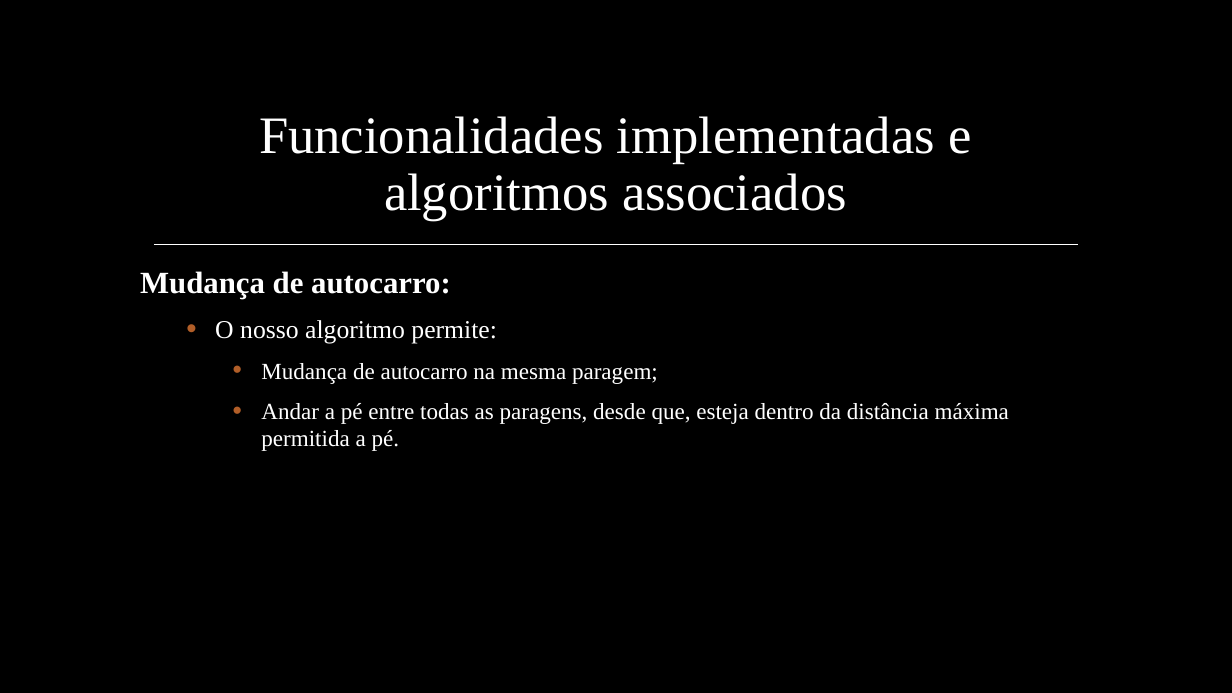
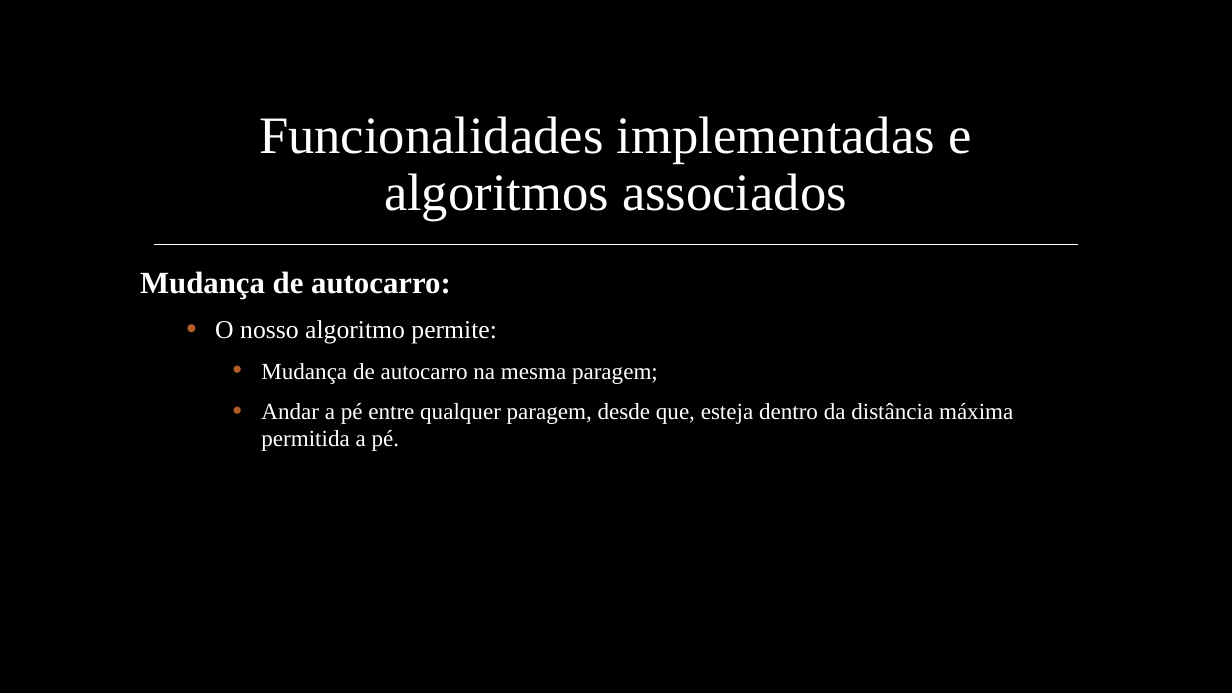
Before and after one commit to afs202005277/STCP-Pathfinder, a slide deck: slide 7 of Projeto2AED.pptx. Drawn at 1232x693 pixels with LibreOffice and Linux fonts; fonts in the diff are those of the drawing; background and template pictures are left out. Boxes give left, top, right and bottom in pixels: in the first picture for what was removed or moved away, otherwise in the second. Text is boxed around its words. In the diff, an @@ line names an element or a change of style, - is before the commit and + after.

```diff
--- a/Projeto2AED.pptx
+++ b/Projeto2AED.pptx
@@ text at (261,403,1013,451): text changed @@
-    • Andar a pé entre todas as paragens, desde que, esteja dentro da distância máxima permitida a pé.
+    • Andar a pé entre qualquer paragem, desde que, esteja dentro da distância máxima permitida a pé.
```
Also in this commit, not shown: 4 other slides changed, 1 other file.
